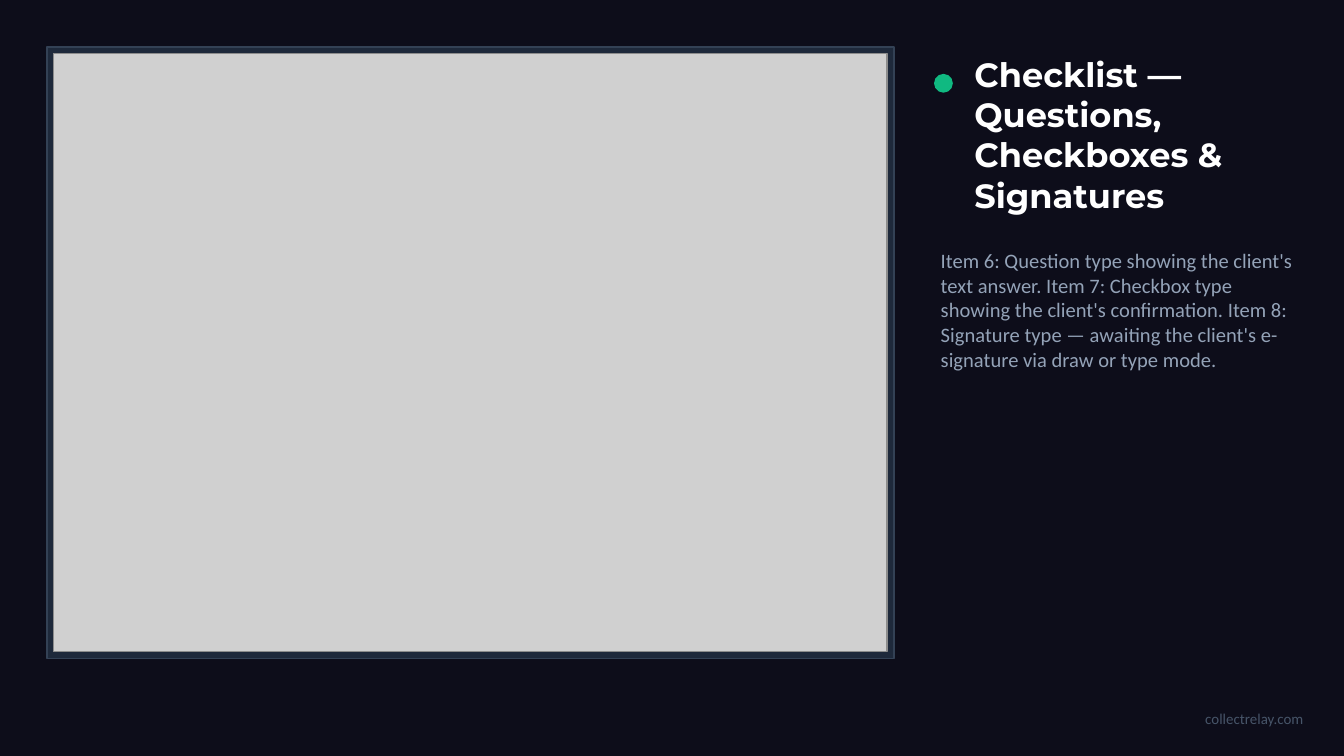
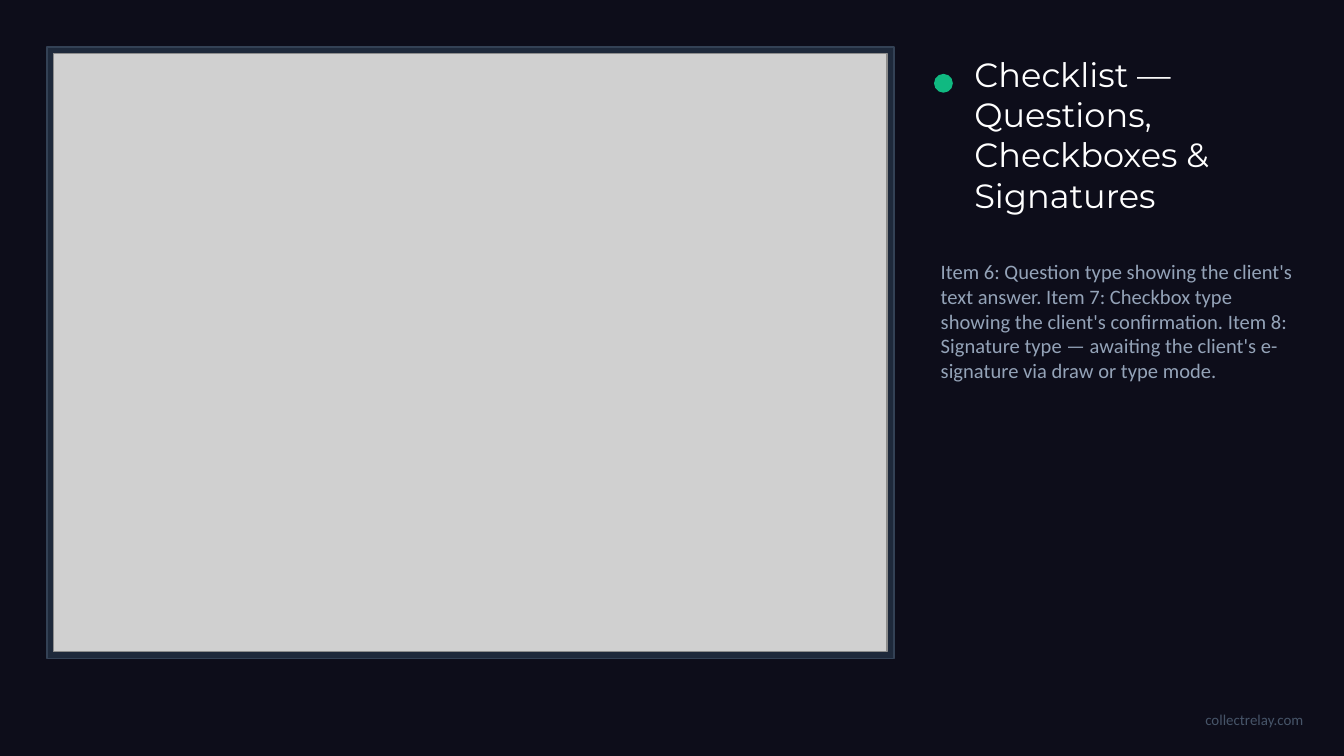
Before and after one commit to mprice78usa/CollectRelay, a slide deck: slide 9 of static/CollectRelay-Walkthrough.pptx. Drawn at 1344x756 pixels with LibreOffice and Linux fonts; fonts in the diff are those of the drawing; grey boxes stand for pictures. Boxes give left, top, right and bottom in pixels: in the first picture for what was removed or moved away, otherwise in the second. Text is boxed around its words. In the diff, an @@ line names an element or a change of style, - is before the commit and + after.

```diff
--- a/static/CollectRelay-Walkthrough.pptx
+++ b/static/CollectRelay-Walkthrough.pptx
@@ text "Checklist — Questions, Checkboxes & ..." at box(974, 62, 1177, 215): bold off @@
@@ text "Item 6: Question type showing ...": place and size @@
-text "Item 6: Question type showing ..." at box(941, 254, 1291, 371)
+text "Item 6: Question type showing ..." at box(941, 265, 1291, 382)
```
Also in this commit, not shown: 25 other slides changed.
